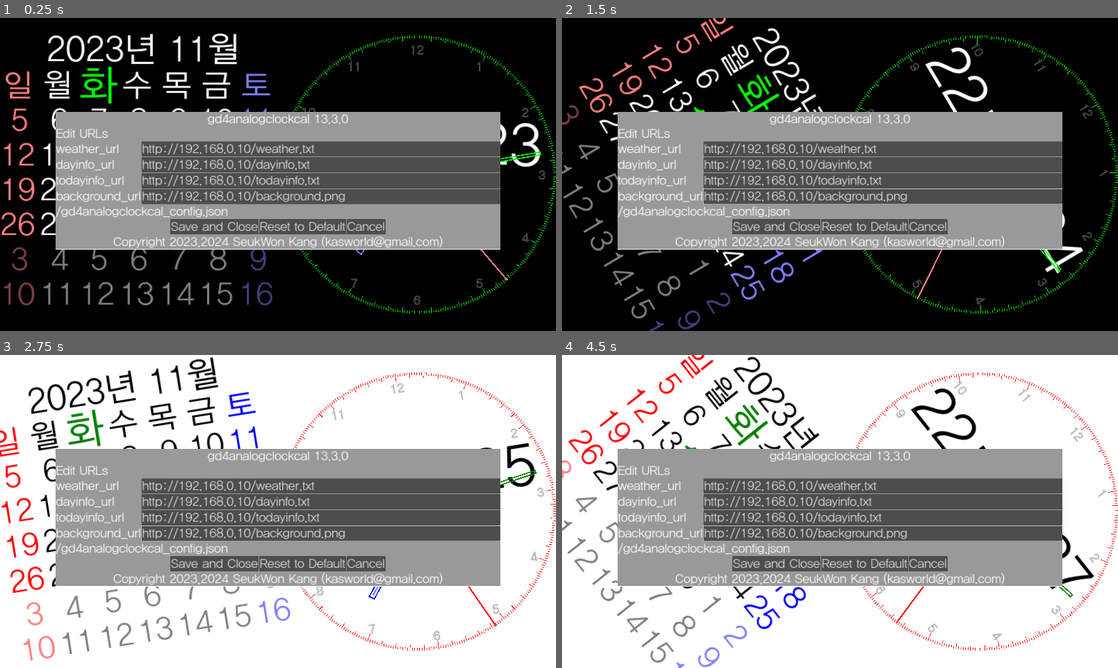
Above: before the commit, frames 1-4 (two rows, left to right).
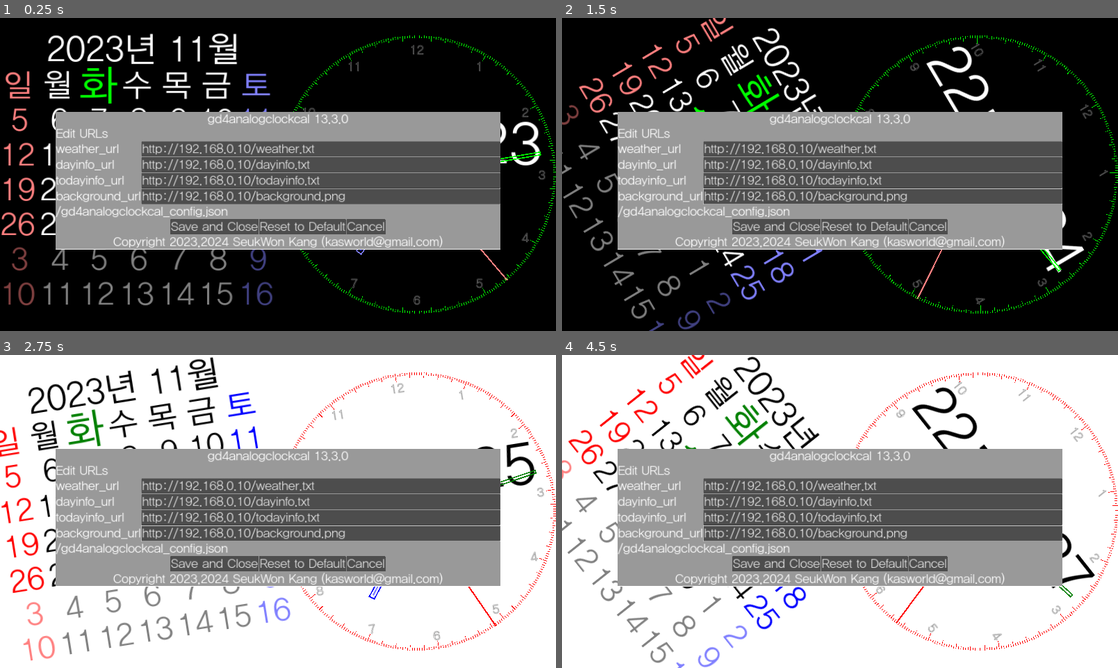
Above: after the commit, the same moments.

Repository: kasworld/gd4analogclockcal
Game: Godot game, scene res://main.tscn
Two runs of this game, one before a commit and one after it. Both use one fixed random seed, a clock stepped at 60 frames per second and the inputs below.
Inputs (mouse positions are in pixels of both pictures, inside the frame that each line leads up to):
- Up to frame 1 (0.25 s): no input
- Up to frame 2 (1.5 s): tap Enter at 0.5, 0.6, 1.35 s; move the mouse to (962, 158) at 0.52 s; click (962, 158) at 0.67 s; move the mouse to (728, 190) at 1.27 s; click (728, 190) at 1.42 s
- Up to frame 3 (2.75 s): move the mouse to (333, 442) at 2.02 s; tap Enter at 2.1 s; click (333, 442) at 2.17 s
- Up to frame 4 (4.5 s): move the mouse to (812, 574) at 2.77 s; tap Enter at 2.85, 3.6, 4.35 s; click (812, 574) at 2.92 s; move the mouse to (1006, 558) at 3.52 s; click (1006, 558) at 3.67 s; move the mouse to (673, 464) at 4.27 s; click (673, 464) at 4.42 s

The runs differ from the first frame. In frame 1, 0.2% of the frame differs, in the area x 90-98%, y 33-48%; in frame 2, 0.5%; in frame 3, 0.2%; in frame 4, 0.6%, in the area x 62-96%, y 10-75%.
Error in both runs: Attempt to call function 'store_line' in base 'null instance' on a null instance. (res://global/config.gd:13)

Commit message:
change label pos,size

Diff:
--- a/analog_clock/analog_clock.gd
+++ b/analog_clock/analog_clock.gd
@@ -9,11 +9,13 @@
 	$ClockHands.init(r,tz_s)
 
 	var co = Global2d.colors.timelabel
-	$LabelTime.position = Vector2(-r*0.9,-r*0.43)
+	$LabelTime.position = Vector2(-r,-r/2)
+	$LabelTime.size = Vector2(r*2,r/1.7)
 	$LabelTime.label_settings = Global2d.make_label_setting(r*0.42, co)
 
 	co = Global2d.colors.infolabel
-	$LabelInfo.position = Vector2(-r*0.73,r*0.05)
+	$LabelInfo.position = Vector2(-r,0)
+	$LabelInfo.size = Vector2(r*2,r)
 	$LabelInfo.label_settings = Global2d.make_label_setting(r*0.18, co)
 
 	info_text = InfoText.new()
--- a/analog_clock/analog_clock.tscn
+++ b/analog_clock/analog_clock.tscn
@@ -11,11 +11,14 @@
 [node name="LabelTime" type="Label" parent="."]
 offset_right = 1.0
 offset_bottom = 23.0
+horizontal_alignment = 1
+vertical_alignment = 1
 
 [node name="LabelInfo" type="Label" parent="."]
 offset_right = 1.0
 offset_bottom = 23.0
 horizontal_alignment = 1
+vertical_alignment = 1
 
 [node name="ClockHands" parent="." instance=ExtResource("3_5uly1")]
 
Not shown, added: doc/.gdignore
Not shown, removed: doc/Screenshot_rot.png.import
Not shown, removed: doc/screenshot.png.import
Not shown, removed: doc/screenshot2.png.import
